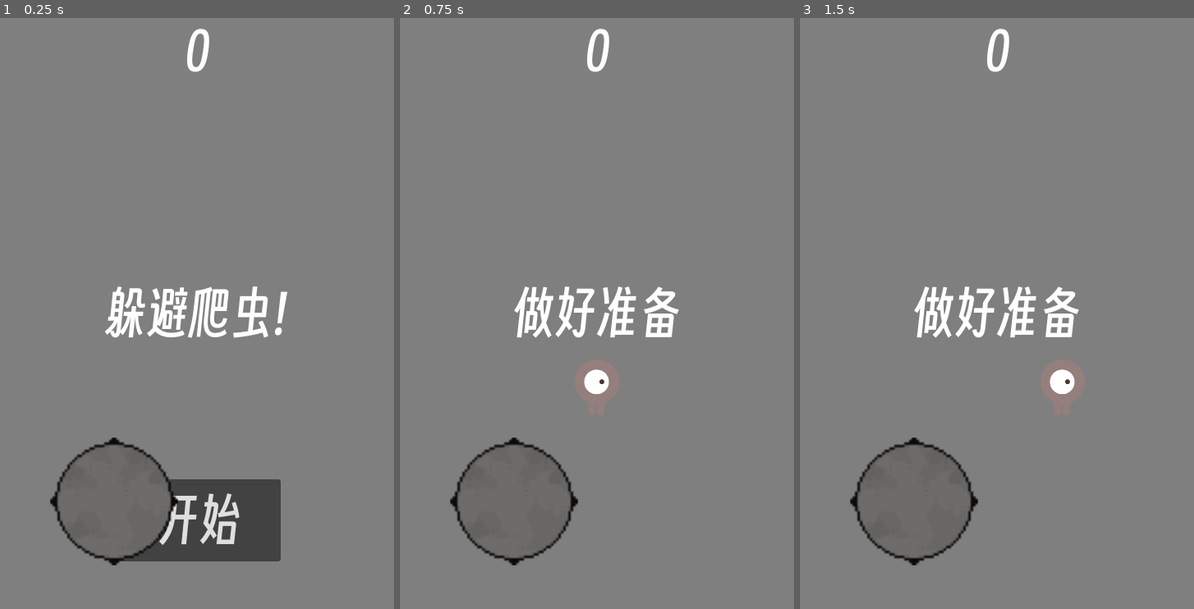
Above: before the commit, frames 1-3 (left to right).
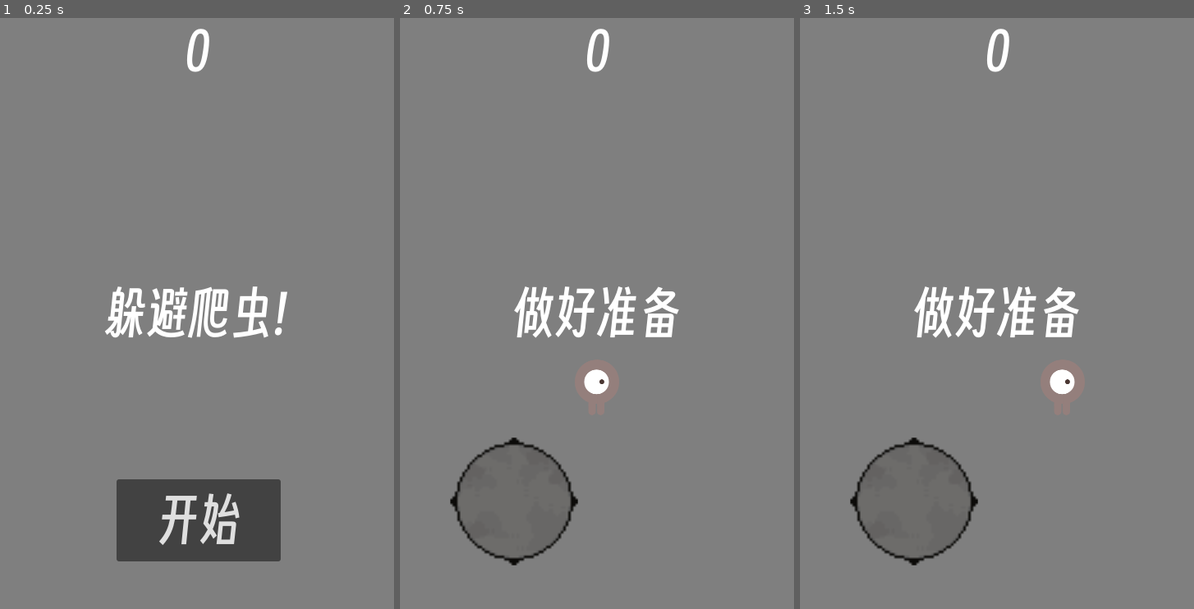
Above: after the commit, the same moments.

Repository: execute500/godot_demo
Game: Godot game, scene res://scene/main/main.tscn
Same seed, same stepped clock (60 frames per second), same inputs: the game is played once before the commit and once after it.
Inputs (mouse positions are in pixels of both pictures, inside the frame that each line leads up to):
- Up to frame 1 (0.25 s): no input
- Up to frame 2 (0.75 s): click "开始" at 0.5 s
- Up to frame 3 (1.5 s): tap Enter at 1.25 s; move the mouse to (1083, 283) at 1.27 s; hold Right (move_right) from 1.28 s (still down); click (1083, 283) at 1.42 s

The runs differ from the first frame. In frame 1, 3.1% of the frame differs, in the area x 12-46%, y 70-93%; in frame 2, nothing differs; in frame 3, nothing differs.

Commit message:
补充一下

Diff:
--- a/project.godot
+++ b/project.godot
@@ -10,8 +10,8 @@
 
 [application]
 
-config/name="躲避游戏"
-config/version="1.0"
+config/name="躲避他!"
+config/version="1.2"
 run/main_scene="uid://2bgrjcaffcx1"
 config/features=PackedStringArray("4.4", "Mobile")
 
--- a/scene/player/player.gd
+++ b/scene/player/player.gd
@@ -6,48 +6,48 @@
 var screen_size
 
 func _ready() -> void:
-	screen_size = get_viewport_rect().size
-	print_debug('屏幕大小: ' + str(screen_size))
-	hide()
+		screen_size = get_viewport_rect().size
+		print_debug('屏幕大小: ' + str(screen_size))
+		hide()
 
 func _process(delta: float) -> void:
-	var velocity = Vector2.ZERO
-	if Input.is_action_pressed("move_right"):
-		velocity.x += 1
-	if Input.is_action_pressed("move_left"):
-		velocity.x -= 1
-	if Input.is_action_pressed("move_down"):
-		velocity.y += 1
-	if Input.is_action_pressed("move_up"):
-		velocity.y -= 1
+		var velocity = Vector2.ZERO
+		if Input.is_action_pressed("move_right"):
+				velocity.x += 1
+		if Input.is_action_pressed("move_left"):
+				velocity.x -= 1
+		if Input.is_action_pressed("move_down"):
+				velocity.y += 1
+		if Input.is_action_pressed("move_up"):
+				velocity.y -= 1
 
-	if velocity.length() > 0:
-		velocity = velocity.normalized() * speed
-		$AnimatedSprite2D.play()
-	else:
-		$AnimatedSprite2D.stop()
+		if velocity.length() > 0:
+				velocity = velocity.normalized() * speed
+				$AnimatedSprite2D.play()
+		else:
+				$AnimatedSprite2D.stop()
 
-	position += velocity * delta
-	position = position.clamp(Vector2.ZERO, screen_size)
+		position += velocity * delta
+		position = position.clamp(Vector2.ZERO, screen_size)
 
-	if velocity.x != 0:
-		$AnimatedSprite2D.animation = "walk"
-		$AnimatedSprite2D.flip_v = false
-		$AnimatedSprite2D.flip_h = velocity.x < 0
-	elif velocity.y != 0:
-		$AnimatedSprite2D.animation = "up"
-		$AnimatedSprite2D.flip_v = velocity.y > 0
+		if velocity.x != 0:
+				$AnimatedSprite2D.animation = "walk"
+				$AnimatedSprite2D.flip_v = false
+				$AnimatedSprite2D.flip_h = velocity.x < 0
+		elif velocity.y != 0:
+				$AnimatedSprite2D.animation = "up"
+				$AnimatedSprite2D.flip_v = velocity.y > 0
 
 
 @warning_ignore("unused_parameter")
 func _on_body_entered(body) -> void:
-	hide()
-	hit.emit()
+		hide()
+		hit.emit()
 
-	$CollisionShape2D.set_deferred("disabled", true)
+		$CollisionShape2D.set_deferred("disabled", true)
 
 func start(pos: Vector2) -> void:
-	position = pos
-	show()
+		position = pos
+		show()
 
-	$CollisionShape2D.disabled = false
+		$CollisionShape2D.disabled = false
--- /dev/null
+++ b/scene/virtual_control/rocker.gd
@@ -0,0 +1,51 @@
+extends TouchScreenButton
+
+@onready var rest_pos := global_position
+var drag_offset: Vector2
+var finger_index := -1
+const DRAG_RADIUS := 16.0
+
+func _input(event: InputEvent) -> void:
+	var st := event as InputEventScreenTouch
+	if st:
+		if st.pressed and finger_index == -1:
+			var global_pos := st.position * get_canvas_transform()
+			var local_pos := to_local(global_pos)
+			var rect := Rect2(Vector2.ZERO, texture_normal.get_size())
+			if rect.has_point(local_pos):
+				# 按下
+				finger_index = st.index
+				drag_offset = global_pos - global_position
+		elif not st.pressed and st.index == finger_index:
+			# 松开
+			Input.action_release('move_right')
+			Input.action_release('move_left')
+			Input.action_release('move_down')
+			Input.action_release('move_up')
+			finger_index = -1
+			global_position = rest_pos
+
+	var sd := event as InputEventScreenDrag
+	if sd and sd.index == finger_index:
+		# 拖动
+		var wish_pos = sd.position * get_canvas_transform() - drag_offset
+		var movement = (wish_pos - rest_pos).limit_length(DRAG_RADIUS)
+		global_position = rest_pos + movement
+
+		movement /= DRAG_RADIUS
+		if movement.x > 0.333:
+			Input.action_press('move_right')
+		else:
+			Input.action_release('move_right')
+		if movement.x < -0.333:
+			Input.action_press('move_left')
+		else:
+			Input.action_release('move_left')
+		if movement.y > 0.333:
+			Input.action_press('move_down')
+		else:
+			Input.action_release('move_down')
+		if movement.y < -0.333:
+			Input.action_press('move_up')
+		else:
+			Input.action_release('move_up')
--- a/scene/virtual_control/virtual_control.gd
+++ b/scene/virtual_control/virtual_control.gd
@@ -1,5 +1,4 @@
 extends CanvasLayer
 
 func _ready() -> void:
-	# hide()
-	pass
+	hide()
--- a/scene/virtual_control/virtual_control.tscn
+++ b/scene/virtual_control/virtual_control.tscn
@@ -1,7 +1,8 @@
-[gd_scene load_steps=4 format=3 uid="uid://dygof8fsnjy6"]
+[gd_scene load_steps=5 format=3 uid="uid://dygof8fsnjy6"]
 
 [ext_resource type="Script" uid="uid://coydqqs5hghuh" path="res://scene/virtual_control/virtual_control.gd" id="1_kbj2l"]
 [ext_resource type="Texture2D" uid="uid://b8d2bq5orh0c2" path="res://resource/art/keyboard/Base.png" id="2_kbj2l"]
+[ext_resource type="Script" uid="uid://c68fy5x3swpir" path="res://scene/virtual_control/rocker.gd" id="3_tm2u4"]
 
 [sub_resource type="AtlasTexture" id="AtlasTexture_tm2u4"]
 atlas = ExtResource("2_kbj2l")
@@ -26,3 +27,4 @@
 position = Vector2(-26, -26)
 texture_normal = SubResource("AtlasTexture_tm2u4")
 visibility_mode = 1
+script = ExtResource("3_tm2u4")
Not shown, changed: export_presets.cfg
Not shown, added: scene/virtual_control/rocker.gd.uid
